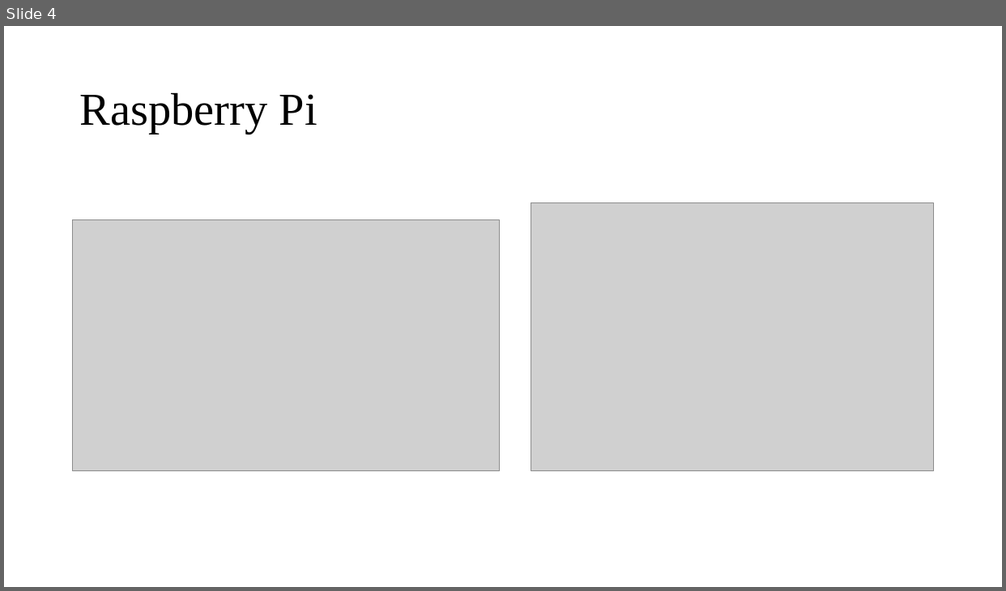
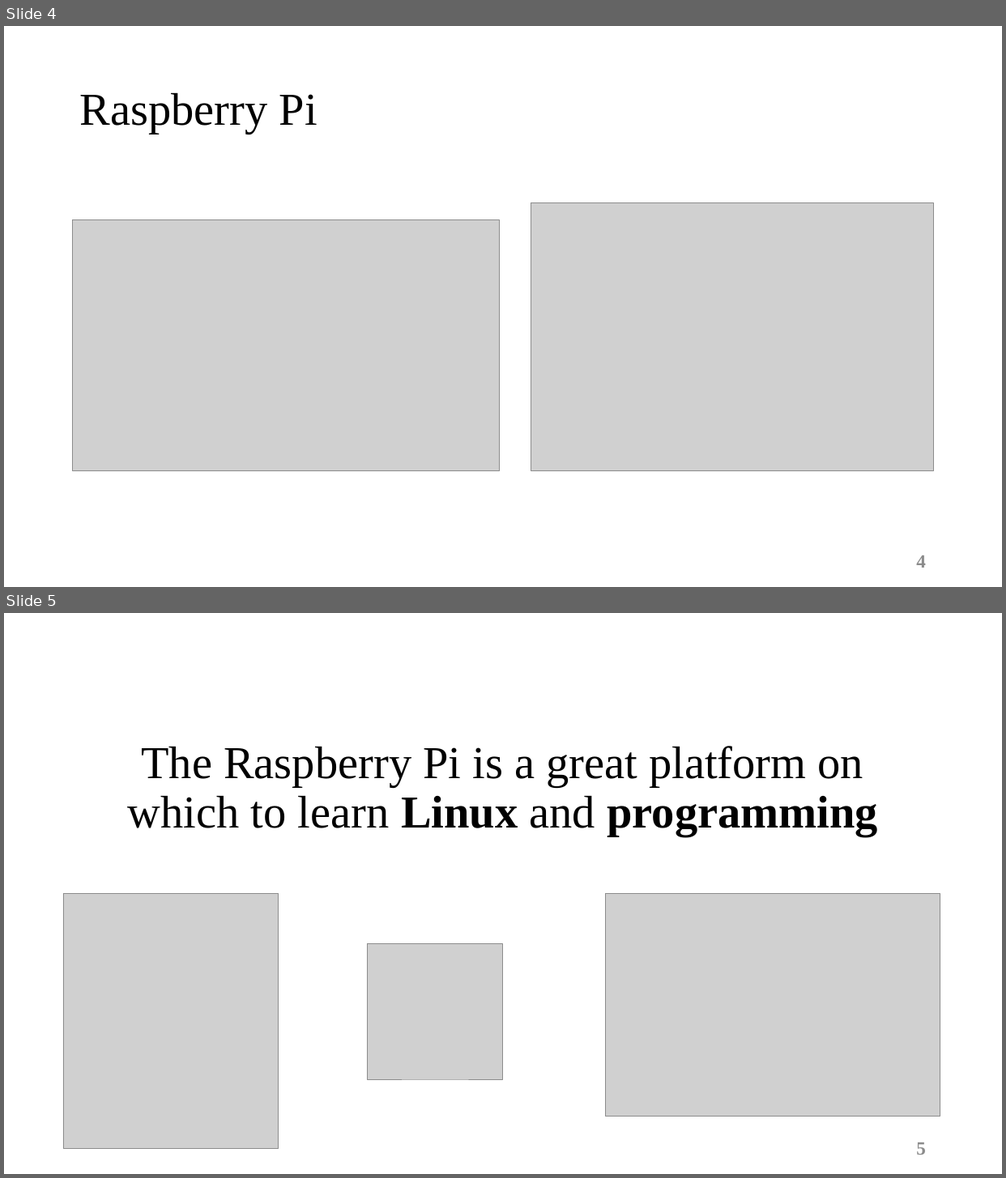
Before and after one commit to sabouri1994/Coursera_IOT_Specialization-, a slide deck: 4-The Raspberry Pi Platform and Python Programming for the Raspberry Pi/Week1/1_ Setup.pptx. Shown one above the other, each under a label of ours: slide 4 before the commit, slides 4 and 5 after it. The pictures are 1006x591 and 1006x1178 pixels, drawn with LibreOffice and Linux fonts; fonts in the diff are those of the drawing; grey boxes stand for pictures. Boxes give left, top, right and bottom in pixels: in the first picture for what was removed or moved away, otherwise in the second. Text is boxed around its words. In the diff, an @@ line names an element or a change of style, - is before the commit and + after.

Commit message:
Raspberry Pi

```diff
--- a/4-The Raspberry Pi Platform and Python Programming for the Raspberry Pi/Week1/1_ Setup.pptx
+++ b/4-The Raspberry Pi Platform and Python Programming for the Raspberry Pi/Week1/1_ Setup.pptx
@@ slide 5 added at bbox=[4, 613, 1002, 1174], background #FFFFFF @@
@@ title added at bbox=[128, 746, 877, 837], 44 pt, text #000000 @@
+The Raspberry Pi is a great platform on which to learn Linux and programming
@@ picture added at bbox=[63, 894, 279, 1149] @@
@@ picture added at bbox=[606, 894, 940, 1117] @@
@@ picture added at bbox=[368, 944, 503, 1080] @@
@@ page number added at bbox=[916, 1143, 926, 1155], 18 pt, text #8C8C8C, bold @@
+5
@@ slide 4 changed as well @@
@@ page number added at bbox=[916, 556, 926, 568], 18 pt, text #8C8C8C, bold @@
+4
```
Also in this commit, not shown: 3 other slides changed, 16 other slides added.
